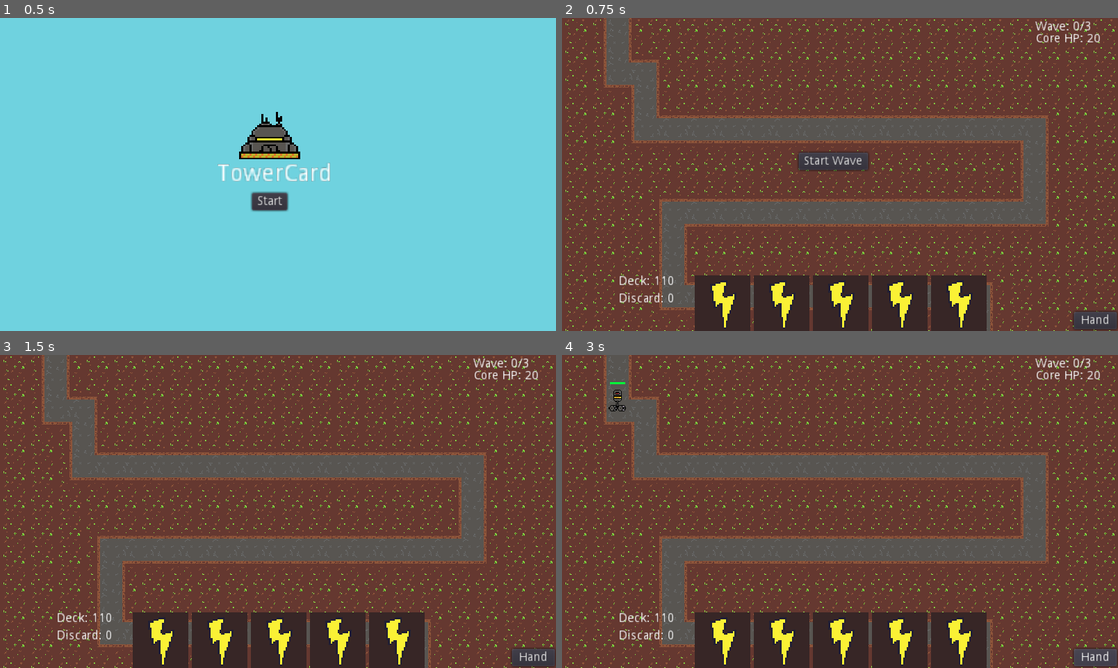
Above: before the commit, frames 1-4 (two rows, left to right).
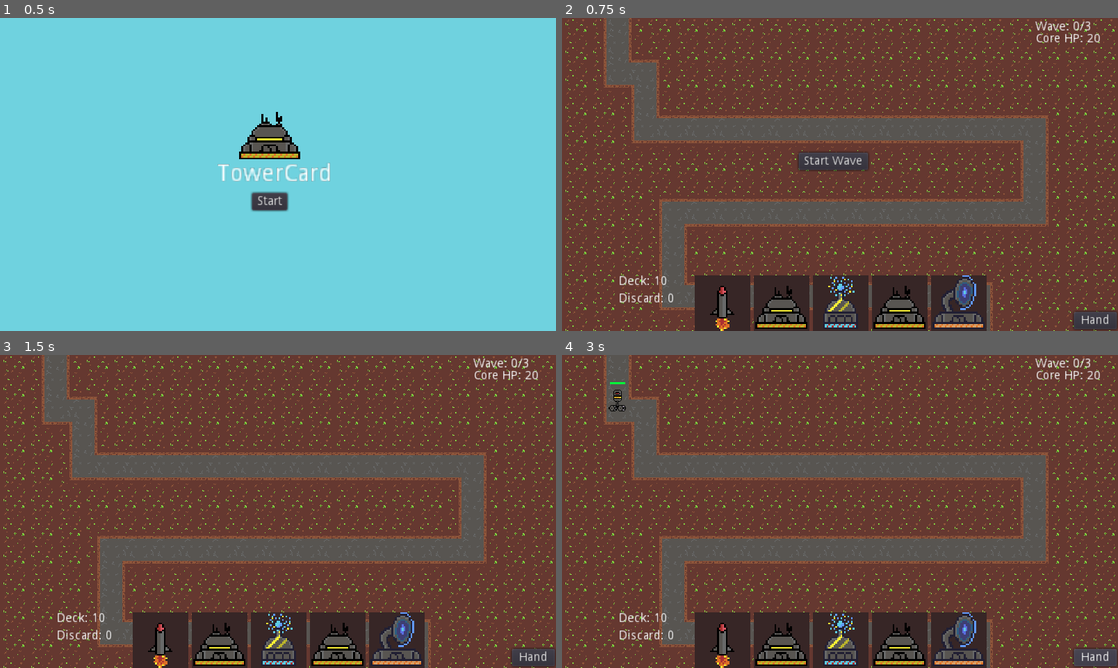
Above: after the commit, the same moments.

Repository: TylerPelaez/TowerCard
Game: Godot game, scene res://Menu/Menu.tscn
Two runs of this game, one before a commit and one after it. Both use one fixed random seed, a clock stepped at 60 frames per second and the inputs below. Sound files missing from this copy of the repository are replaced by a short silence.
Inputs:
- Up to frame 1 (0.5 s): no input
- Up to frame 2 (0.75 s): click "Start" at 0.5 s
- Up to frame 3 (1.5 s): click "Start Wave" at 1.25 s
- Up to frame 4 (3 s): click "Hand" at 2 s; click "Hand" at 2.75 s

Frame 1 is identical in both runs. In frame 2, 3.3% of the frame differs, in the area x 17-76%, y 82-100%; in frame 3, 3.3%; in frame 4, 3.3%.

Commit message:
aoe indicator

Diff:
--- a/Deck/Deck.gd
+++ b/Deck/Deck.gd
@@ -8,9 +8,9 @@
 const STARTING_DECK = {
 	CardsDatabase.LightningCard: 3,
 	CardsDatabase.Bunker: 4,
-	CardsDatabase.Missile: 6,
+	CardsDatabase.Missile: 3,
 	CardsDatabase.RepulsorTowerCard: 2,
-	CardsDatabase.EMPCard: 100
+	CardsDatabase.EMPCard: 3
 }
 
 func _ready():
--- a/Player/PlayerController.gd
+++ b/Player/PlayerController.gd
@@ -19,6 +19,14 @@
 var tower_that_was_being_upgraded
 
 var level_placement_area
+
+func _process(delta):
+	# Force a draw call
+	update()
+
+func _draw():
+	if ui_state == STATE.CASTING and selected_spell != null:
+		draw_circle(get_local_mouse_position(), selected_spell.aoe, Color(0, 1, 0, 0.5))
 
 func _physics_process(delta: float) -> void:
 	if tower_that_was_being_upgraded != null:
